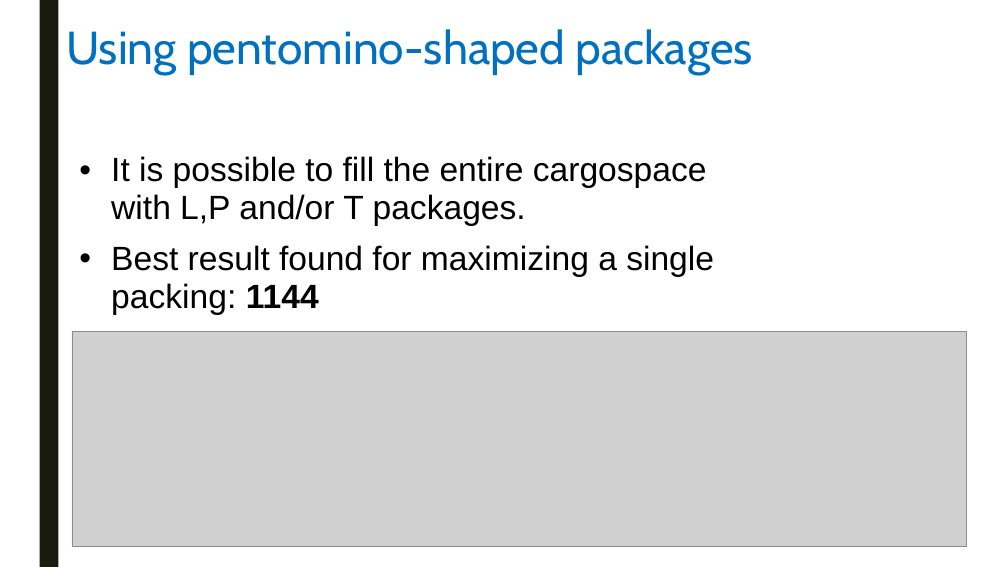
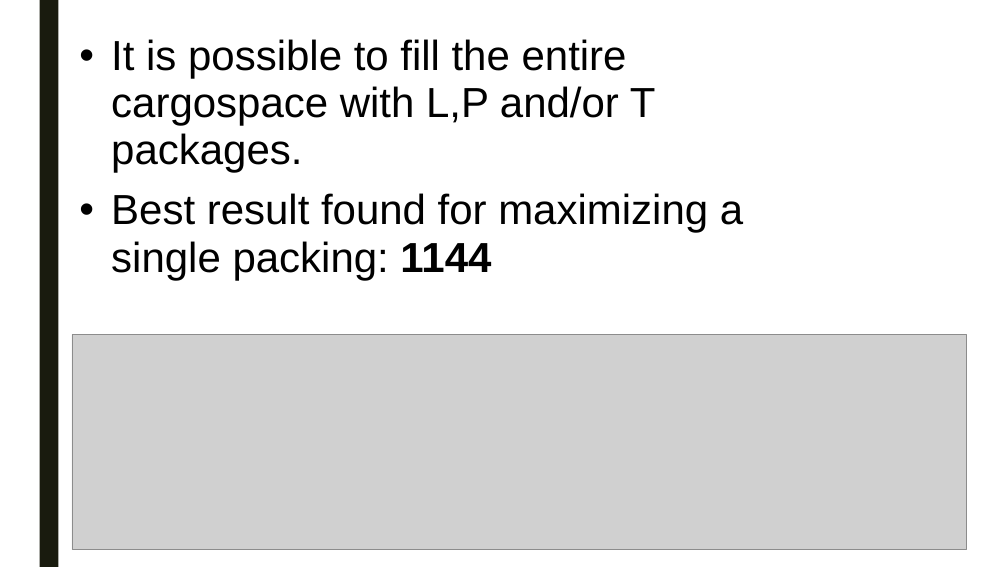
Before and after one commit to swengeler/PP3, a slide deck: slide 7 of Report, presentation and related stuff/Knapsack_problem.pptx (slide 6 before the commit). Drawn at 1008x567 pixels with LibreOffice and Linux fonts; fonts in the diff are those of the drawing; grey boxes stand for pictures. Boxes give left, top, right and bottom in pixels: in the first picture for what was removed or moved away, otherwise in the second. Text is boxed around its words. In the diff, an @@ line names an element or a change of style, - is before the commit and + after.

```diff
--- a/Report, presentation and related stuff/Knapsack_problem.pptx
+++ b/Report, presentation and related stuff/Knapsack_problem.pptx
@@ title removed at [66, 29, 753, 75] @@
-Using pentomino-shaped packages
@@ text "It is possible to fill ...": place and size @@
-text "It is possible to fill ..." at [111, 156, 714, 315]
+text "It is possible to fill ..." at [111, 39, 743, 280]
@@ text "It is possible to fill ..." at [111, 39, 743, 280]: size 32 to 40 pt @@
```
Also in this commit, not shown: 10 other slides changed, 5 slides added, 3 slides removed.
